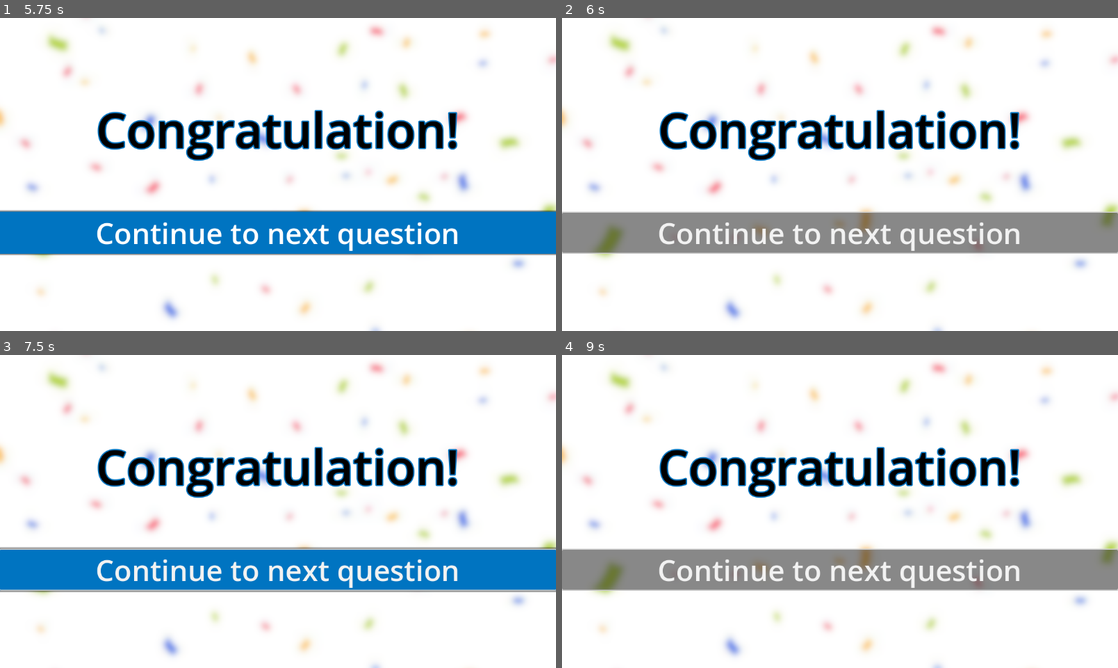
Above: before the commit, frames 1-4 (two rows, left to right).
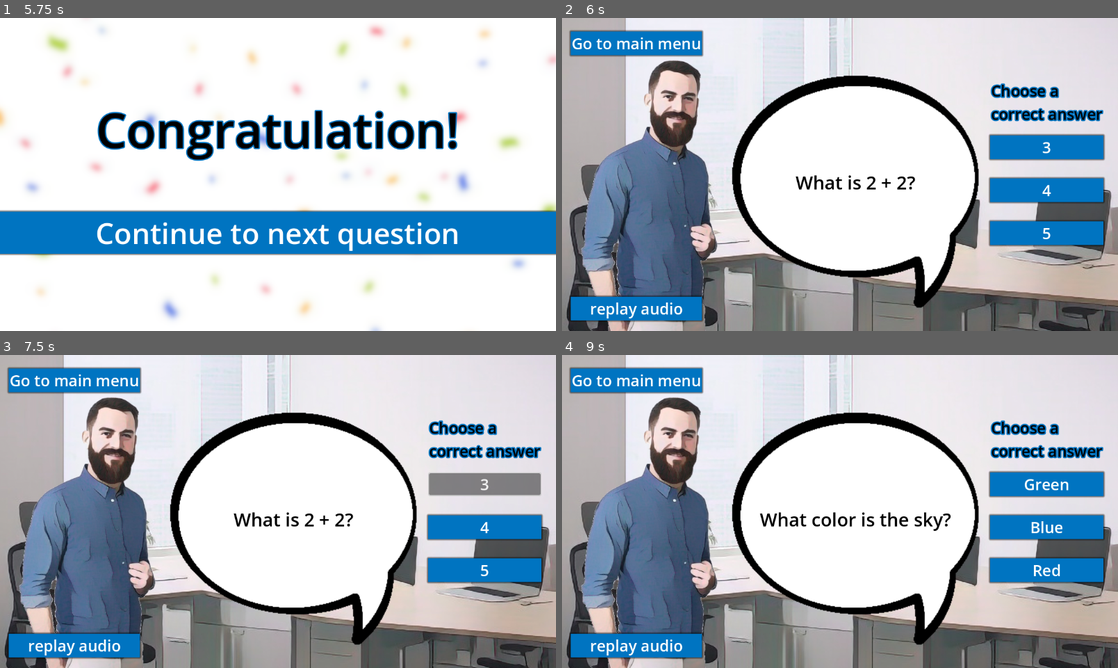
Above: after the commit, the same moments.

Repository: archibald-carrion/Conversational-english-serious-game
Game: Godot game, scene res://scenes/main_menu.tscn
The game is run twice, just before and just after one commit, with the same random seed, the same clock (stepped at 60 frames per second) and the same inputs.
Inputs (mouse positions are in pixels of both pictures, inside the frame that each line leads up to):
- Up to frame 1 (5.75 s): click "play" at 0.5 s; click "Go to main menu" at 1.25 s; click "play" at 2 s; click "replay audio" at 2.75 s; click "replay audio" at 3.5 s; click "replay audio" at 4.25 s; click "Paris" at 5 s
- Up to frame 2 (6 s): click "Continue to next question" at 5.75 s
- Up to frame 3 (7.5 s): click (278, 570) at 6.5 s, where only the run before the commit has a clickable "Continue to next question"; click "Paris" (after the commit: "3") at 7.25 s
- Up to frame 4 (9 s): click "London" (after the commit: "4") at 8 s; click "Continue to next question" at 8.75 s

Frame 1 is identical in both runs. In frame 2, 73% of the frame differs, in the area x 0-100%, y 0-100%; in frame 3, 72%; in frame 4, 73%.

Commit message:
add code so the game is able to switch from a question to the next

Diff:
--- a/Conversational-english-serious-game/scenes/level_01.tscn
+++ b/Conversational-english-serious-game/scenes/level_01.tscn
@@ -215,7 +215,7 @@
 layout_mode = 2
 theme_override_constants/margin_top = 100
 
-[node name="Button" type="Button" parent="congratulations/VBoxContainer/MarginContainer"]
+[node name="next_question" type="Button" parent="congratulations/VBoxContainer/MarginContainer"]
 layout_mode = 2
 theme_override_font_sizes/font_size = 60
 text = "Continue to next question"
@@ -224,3 +224,4 @@
 [connection signal="pressed" from="answers/HBoxContainer/answers/MarginContainer3/answer_1" to="." method="_on_answer_1_pressed"]
 [connection signal="pressed" from="answers/HBoxContainer/answers/MarginContainer4/answer_2" to="." method="_on_answer_2_pressed"]
 [connection signal="pressed" from="left_side_buttons/HBoxContainer/VBoxContainer/margin_goto_main_menu_button/Button" to="." method="_on_button_pressed"]
+[connection signal="pressed" from="congratulations/VBoxContainer/MarginContainer/next_question" to="." method="_on_next_question_pressed"]
--- a/Conversational-english-serious-game/scripts/first_level.gd
+++ b/Conversational-english-serious-game/scripts/first_level.gd
@@ -113,3 +113,10 @@
 	if current_correct_button == 2:
 		get_node("congratulations").visible = true
 		get_node("congratulations").set_process(true)
+
+
+func _on_next_question_pressed():
+	question_number = question_number+1
+	get_node("congratulations").visible = false
+	get_node("congratulations").set_process(false)
+	show_question()
